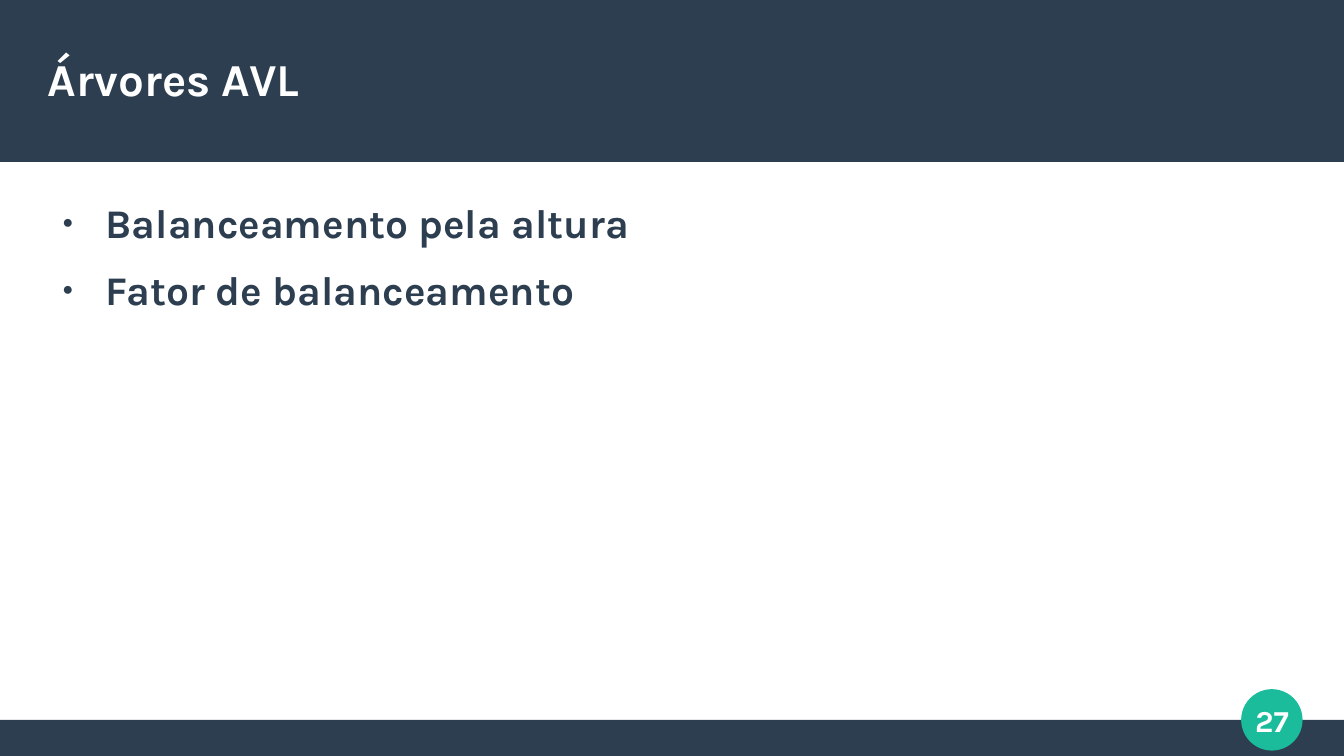
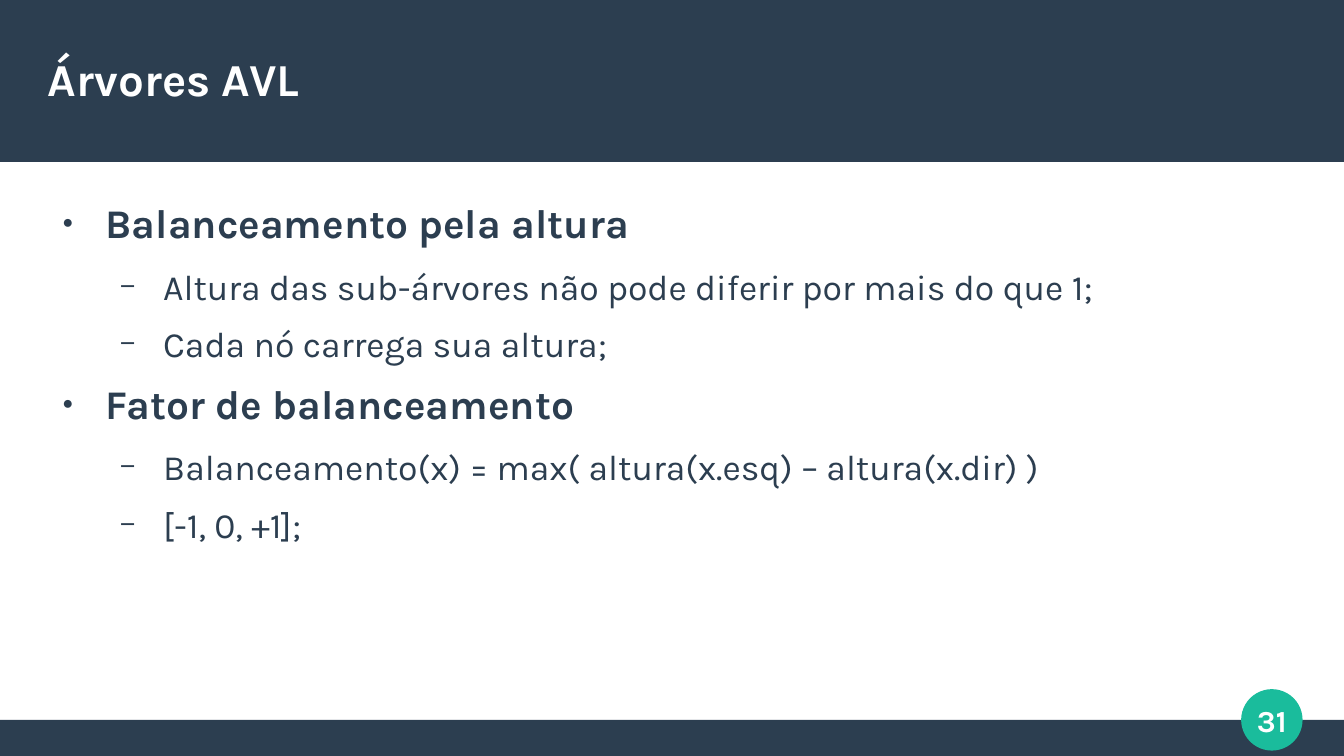
Before and after one commit to italoportinho/trabalho-eda2023-2, a slide deck: slide 31 of slides/apresentacao.odp (slide 27 before the commit). Drawn at 1344x756 pixels with LibreOffice and Linux fonts; fonts in the diff are those of the drawing. Boxes give left, top, right and bottom in pixels: in the first picture for what was removed or moved away, otherwise in the second. Text is boxed around its words. In the diff, an @@ line names an element or a change of style, - is before the commit and + after.

```diff
--- a/slides/apresentacao.odp
+++ b/slides/apresentacao.odp
@@ text at [163,273,1093,366]: paragraphs added @@
+  − Altura das sub-árvores não pode diferir por mais do que 1;
+  − Cada nó carrega sua altura;
@@ text at [163,454,1017,542]: paragraphs added @@
+  − Balanceamento(x) = max( altura(x.esq) – altura(x.dir) )
+  − [-1, 0, +1];
@@ page number at [1257,712,1287,733]: text changed @@
-27
+31
```
Also in this commit, not shown: 4 other slides changed, 4 slides added.
